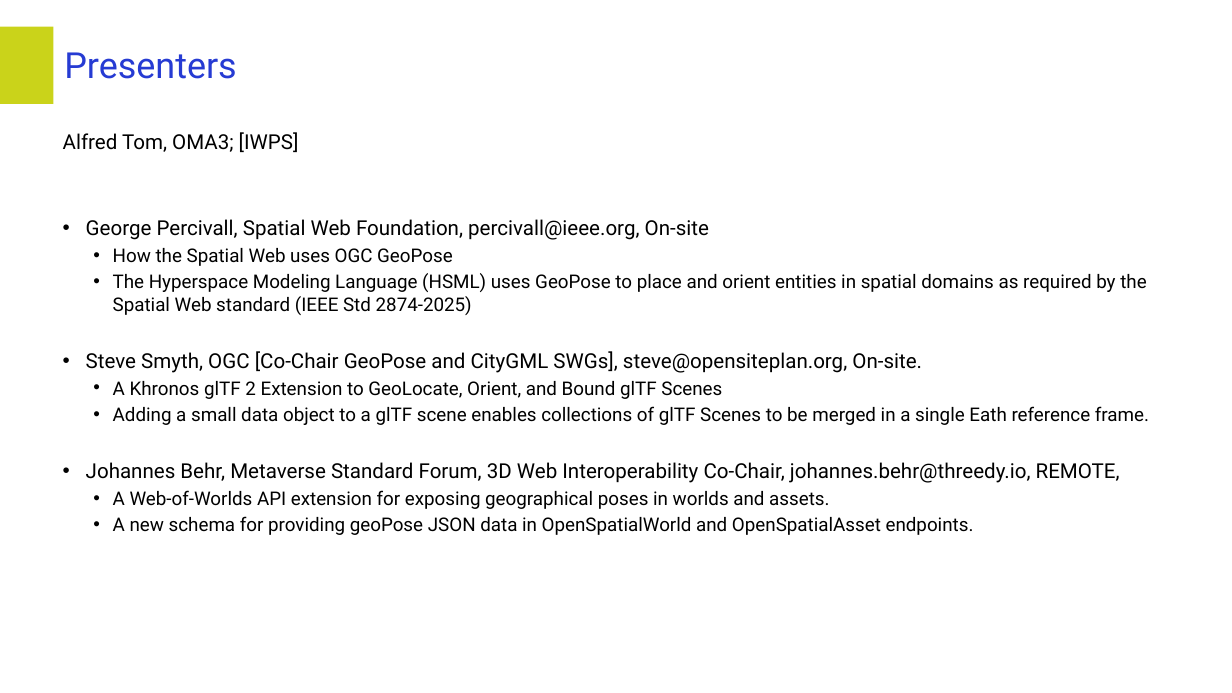
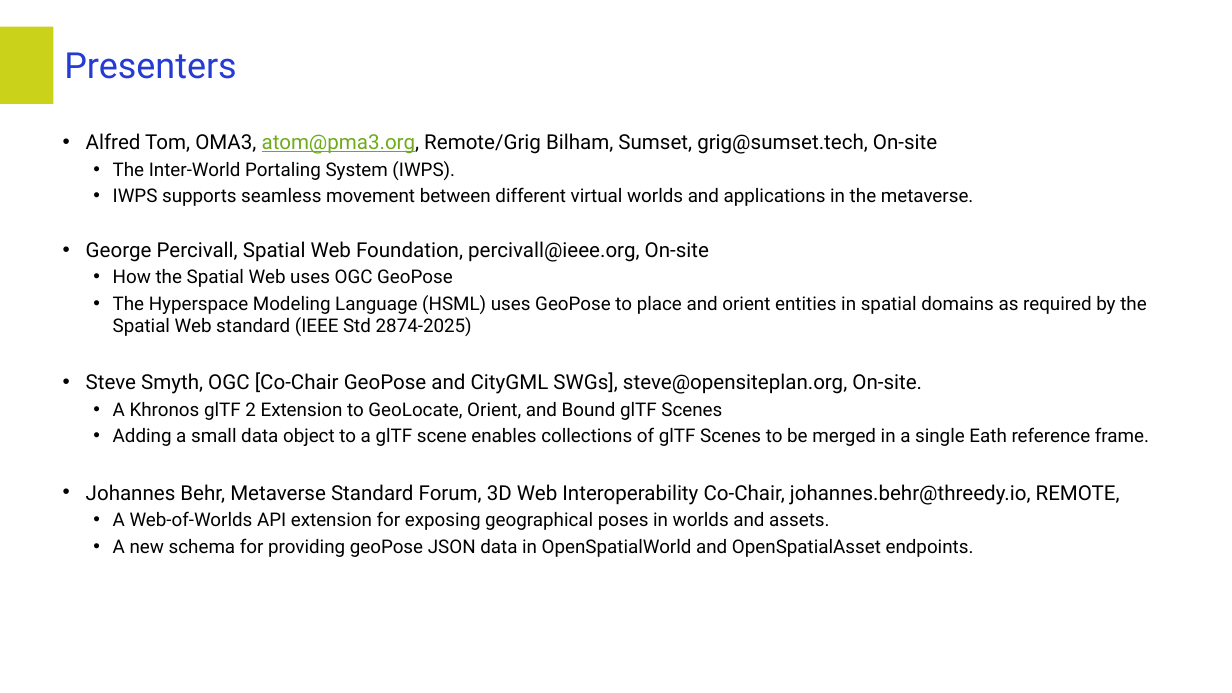
Before and after one commit to opengeospatial/GeoPose, a slide deck: slide 4 of Presentations/2025_Summit/2025_Oct_27_Summit_Standards_Friend.pptx. Drawn at 1232x693 pixels with LibreOffice and Linux fonts; fonts in the diff are those of the drawing; background and template pictures are left out. Boxes give left, top, right and bottom in pixels: in the first picture for what was removed or moved away, otherwise in the second. Text is boxed around its words. In the diff, an @@ line names an element or a change of style, - is before the commit and + after.

Commit message:
Updated Alfred and Grif IWPS info

```diff
--- a/Presentations/2025_Summit/2025_Oct_27_Summit_Standards_Friend.pptx
+++ b/Presentations/2025_Summit/2025_Oct_27_Summit_Standards_Friend.pptx
@@ text at box(86, 133, 974, 206): text changed; size 24 to 22 pt @@
-Alfred Tom, OMA3; [IWPS]
+• Alfred Tom, OMA3, atom@pma3.org, Remote/Grig Bilham, Sumset, grig@sumset.tech, On-site
+  • The Inter-World Portaling System (IWPS).
+  • IWPS supports seamless movement between different virtual worlds and applications in the metaverse.
```
